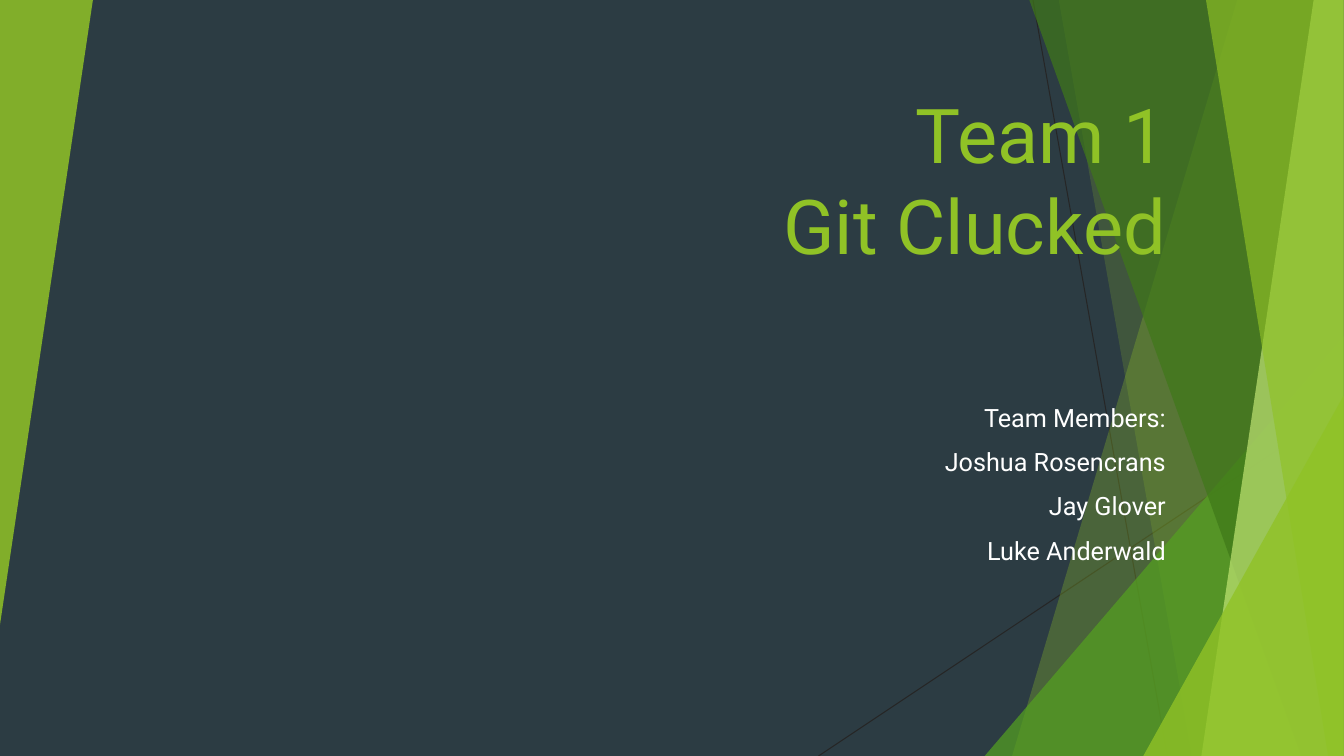
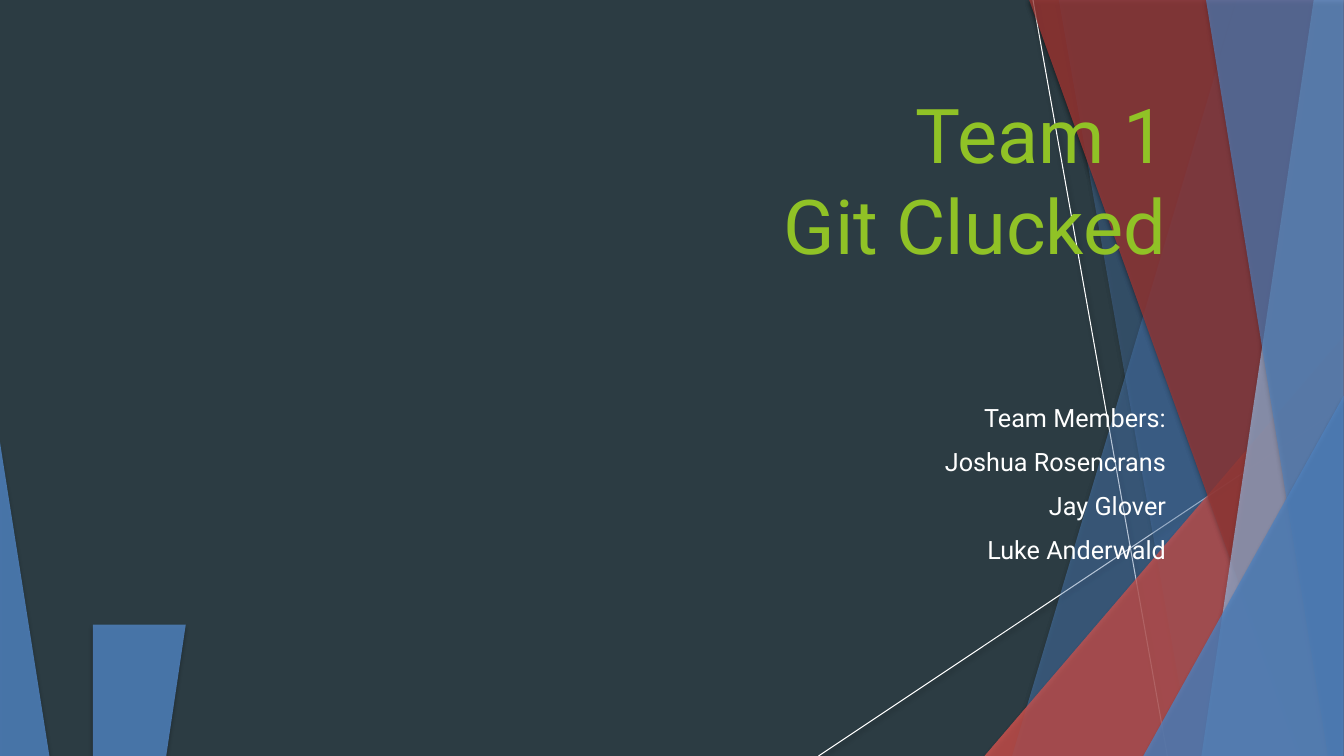
Before and after one commit to NMSU-SDev/team-1, a slide deck: slide 1 of trunk/docs/presentation.pptx. Drawn at 1344x756 pixels with LibreOffice and Linux fonts; fonts in the diff are those of the drawing. Boxes give left, top, right and bottom in pixels: in the first picture for what was removed or moved away, otherwise in the second. Text is boxed around its words. In the diff, an @@ line names an element or a change of style, - is before the commit and + after.

```diff
--- a/trunk/docs/presentation.pptx
+++ b/trunk/docs/presentation.pptx
@@ triangle removed at (x1=0, y1=0, x2=93, y2=625) @@
@@ freeform shape at (x1=1012, y1=0, x2=1344, y2=756): fill #90C226 at 30% opacity to #4F81BD at 30% opacity; shadow on @@
@@ freeform shape added at (x1=1012, y1=0, x2=1344, y2=756), fill #4F81BD at 30% opacity @@
@@ freeform shape at (x1=1029, y1=0, x2=1344, y2=756): fill #3F7819 at 70% opacity to #953735 at 70% opacity; shadow on @@
@@ freeform shape added at (x1=1029, y1=0, x2=1344, y2=756), fill #953735 at 70% opacity @@
@@ line (1033, 0) - (1168, 756): stroke #262626 0.75 pt to #FFFFFF 0.74 pt @@
@@ freeform shape at (x1=1059, y1=0, x2=1344, y2=756): fill #90C226 at 20% opacity to #4F81BD at 20% opacity; shadow on; outline redrawn @@
@@ freeform shape added at (x1=1059, y1=0, x2=1344, y2=756), fill #4F81BD at 20% opacity @@
@@ freeform shape at (x1=1202, y1=0, x2=1344, y2=756): fill #C0E474 at 70% opacity to #95B3D7 at 70% opacity; shadow on @@
@@ freeform shape added at (x1=1202, y1=0, x2=1344, y2=756), fill #95B3D7 at 70% opacity @@
@@ freeform shape at (x1=1206, y1=0, x2=1344, y2=756): fill #90C226 at 65% opacity to #4F81BD at 65% opacity; shadow on @@
@@ freeform shape added at (x1=1206, y1=0, x2=1344, y2=756), fill #4F81BD at 65% opacity @@
@@ triangle at (x1=985, y1=336, x2=1344, y2=756): fill #54A021 at 72% opacity to #C0504D at 72% opacity; shadow on @@
@@ triangle added at (x1=985, y1=336, x2=1344, y2=756), fill #C0504D at 72% opacity @@
@@ line (1344, 406) - (819, 756): stroke #262626 0.75 pt to #FFFFFF 0.74 pt @@
@@ triangle at (x1=1143, y1=396, x2=1344, y2=756): fill #90C226 at 80% opacity to #4F81BD at 80% opacity; shadow on @@
@@ triangle added at (x1=1143, y1=396, x2=1344, y2=756), fill #4F81BD at 80% opacity @@
@@ triangle added at (x1=0, y1=443, x2=49, y2=756), fill #4F81BD at 85% opacity @@
@@ triangle added at (x1=93, y1=625, x2=186, y2=756), fill #4F81BD at 85% opacity @@
```
Also in this commit, not shown: 5 other slides changed, 1 other file.
